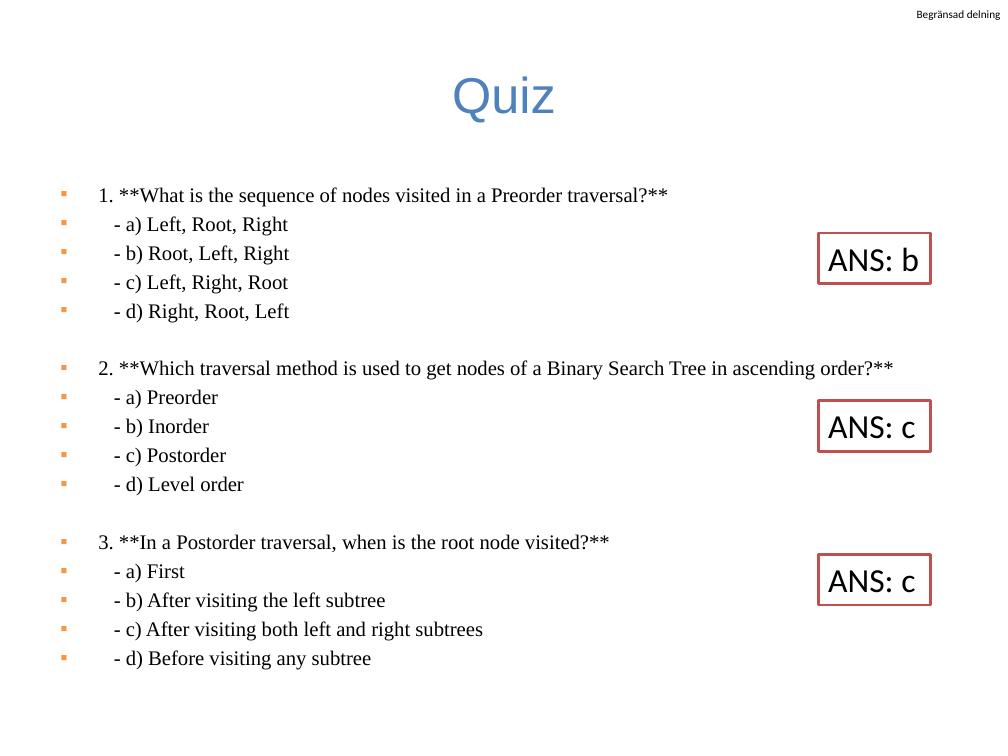
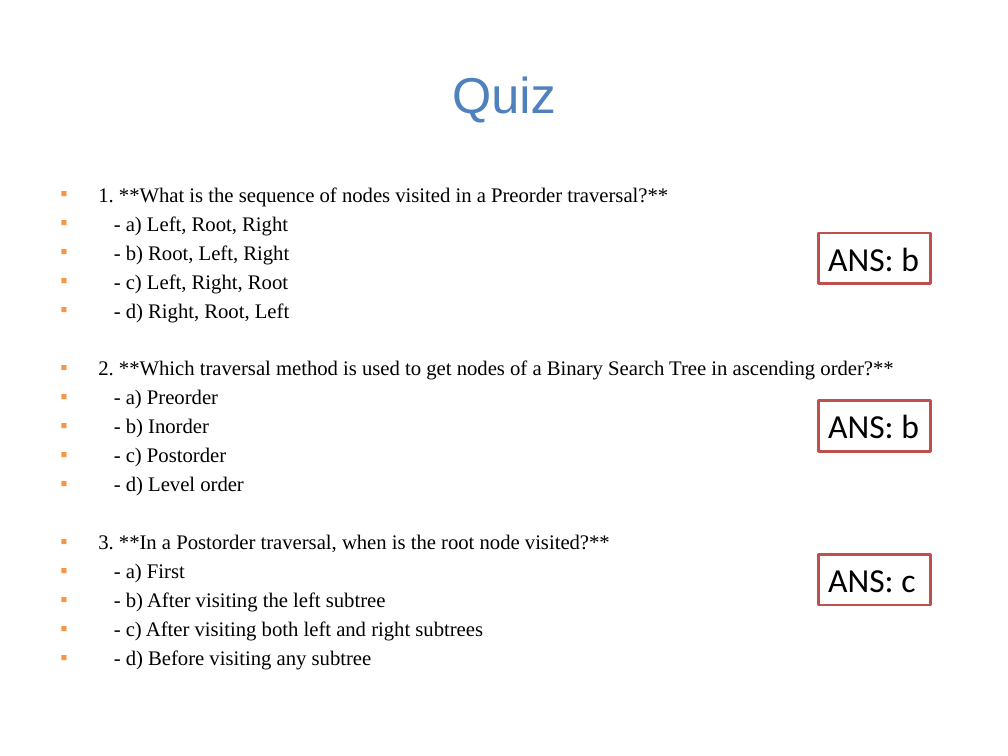
Before and after one commit to guhofstra/CSC111Fa25, a slide deck: slide 52 of PPTs/Lecture 8-binary search tree and trie.pptx. Drawn at 1008x756 pixels with LibreOffice and Linux fonts; fonts in the diff are those of the drawing. Boxes give left, top, right and bottom in pixels: in the first picture for what was removed or moved away, otherwise in the second. Text is boxed around its words. In the diff, an @@ line names an element or a change of style, - is before the commit and + after.

```diff
--- a/PPTs/Lecture 8-binary search tree and trie.pptx
+++ b/PPTs/Lecture 8-binary search tree and trie.pptx
@@ text removed at <box>917,10,1001,20</box> @@
-Begränsad delning
@@ text in rectangle at <box>828,414,919,439</box>: text changed @@
-ANS: c
+ANS: b
```
Also in this commit, not shown: 54 other slides changed, 3 other files.
